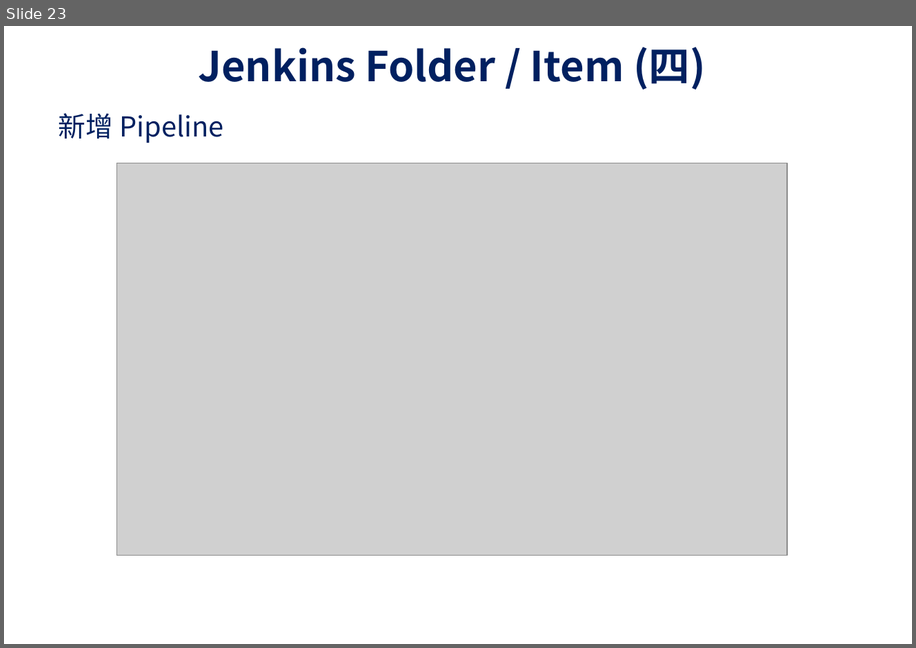
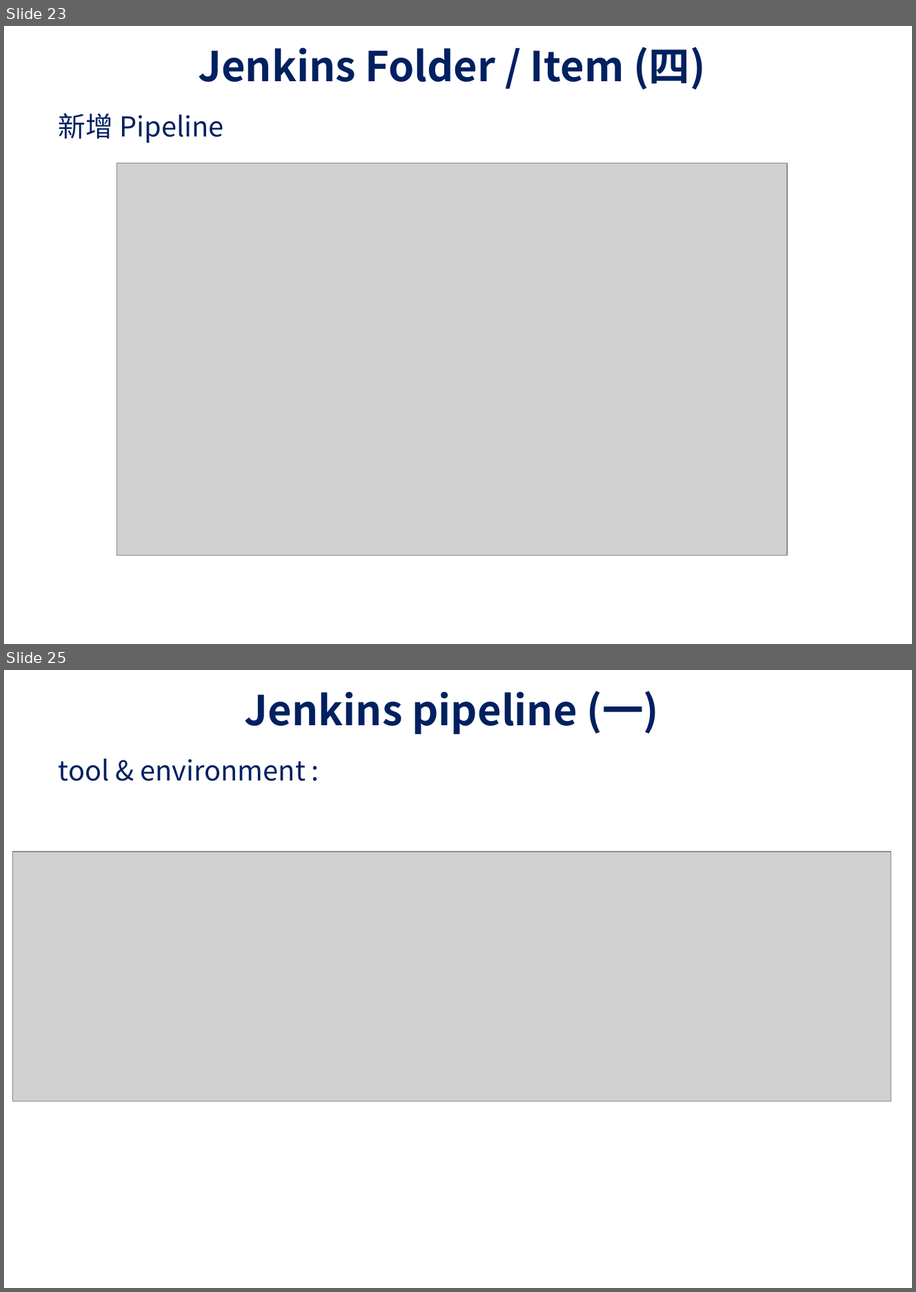
Before and after one commit to UDFWu/transfile, a slide deck: CICD Process.pptx. Shown one above the other, each under a label of ours: slide 23 before the commit, slides 23 and 25 after it; the slides between them are not shown. The pictures are 916x648 and 916x1292 pixels, drawn with LibreOffice and Linux fonts; fonts in the diff are those of the drawing; grey boxes stand for pictures; background and template pictures are left out. Boxes give left, top, right and bottom in pixels: in the first picture for what was removed or moved away, otherwise in the second. Text is boxed around its words. In the diff, an @@ line names an element or a change of style, - is before the commit and + after.

```diff
--- a/CICD Process.pptx
+++ b/CICD Process.pptx
@@ slide 25 added at box(4, 670, 912, 1288), background picture (left out) @@
@@ title added at box(245, 691, 659, 734), 36 pt, text #002060, bold @@
+Jenkins pipeline (一)
@@ text added at box(59, 758, 306, 781), 24 pt, text #002060 @@
+tool & environment :
@@ picture added at box(12, 851, 891, 1101) @@
```
Also in this commit, not shown: 7 other slides added.
